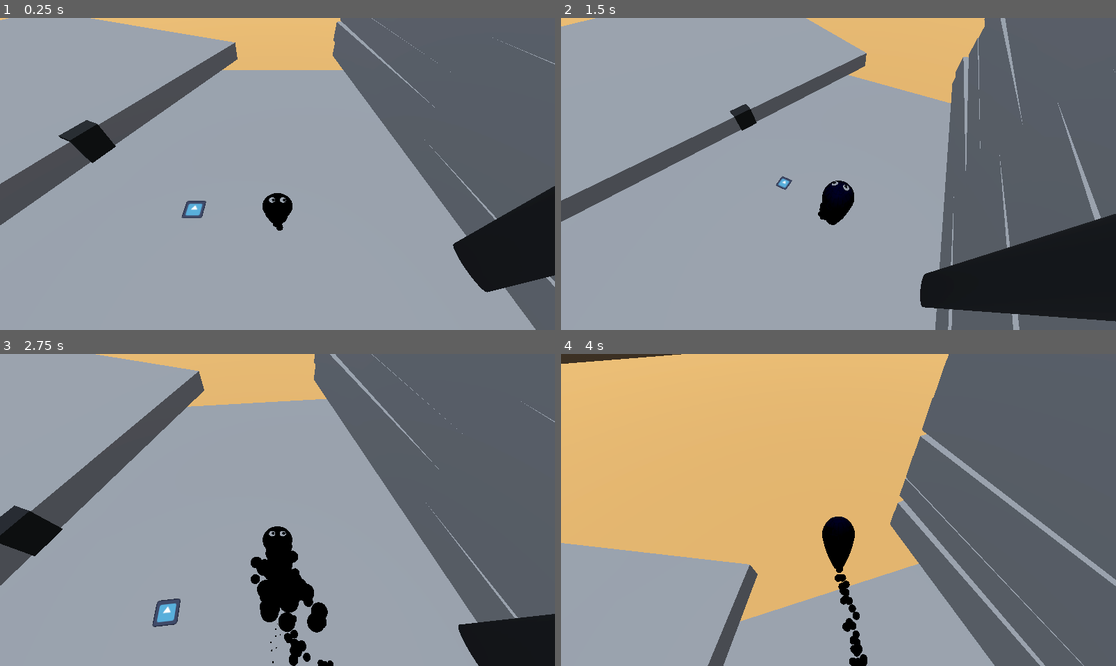
Above: before the commit, frames 1-4 (two rows, left to right).
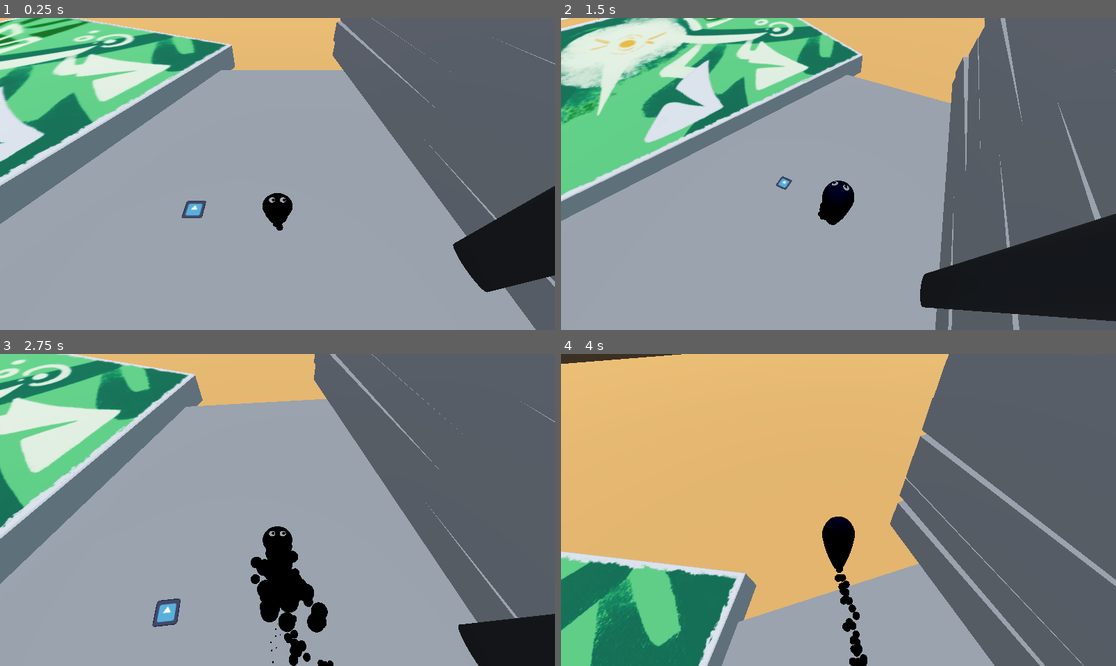
Above: after the commit, the same moments.

Repository: fossinating/trianglegamejam
Game: Godot game, scene res://levels/workshop.tscn
Two runs of this game, one before a commit and one after it. Both use one fixed random seed, a clock stepped at 60 frames per second and the inputs below. The engine's default icon, where the game draws it, is replaced by a stand-in: a white triangle on a blue panel in a dark square.
Inputs (mouse positions are in pixels of both pictures, inside the frame that each line leads up to):
- Up to frame 1 (0.25 s): no input
- Up to frame 2 (1.5 s): tap Enter at 0.5 s; move the mouse to (960, 158) at 0.52 s; hold D (move_right) 0.53-1.28 s; tap Down (cam_down) at 0.6 s; tap Space (jump) at 0.77 s; move the mouse to (810, 174) at 1.27 s; hold W (move_up) from 1.28 s (still down); tap Left (cam_left) at 1.35 s
- Up to frame 3 (2.75 s): keep holding W (move_up); tap Space (jump) at 1.52 s; move the mouse to (288, 503) at 2.02 s; tap Right (cam_right) at 2.1 s
- Up to frame 4 (4 s): keep holding W (move_up); move the mouse to (832, 516) at 2.77 s; tap Up (cam_up) at 2.85 s; tap Space (jump) at 3.02, 3.77 s; move the mouse to (877, 513) at 3.52 s; hold Right mouse button (camera_rotate) from 3.53 s (still down)

The runs differ from the first frame. In frame 1, 16% of the frame differs, in the area x 0-43%, y 0-67%; in frame 2, 21%, in the area x 0-56%, y 0-66%; in frame 3, 15%; in frame 4, 12%.

Commit message:
Transparency is broken

Diff:
--- /dev/null
+++ b/entities/canvas/canvas.tscn
@@ -0,0 +1,19 @@
+[gd_scene load_steps=4 format=3 uid="uid://bgb3traixnsbr"]
+
+[ext_resource type="PackedScene" uid="uid://b65my7g46jvbg" path="res://entities/canvas/canvasV1.gltf" id="1_0tyj2"]
+[ext_resource type="PackedScene" uid="uid://t66s2vkelau0" path="res://entities/canvas/squareCanvasV1.gltf" id="2_to2wb"]
+[ext_resource type="Texture2D" uid="uid://cfp0ws1h084cl" path="res://entities/canvas/paintings/painting3/painting3_unfinished.png" id="3_legff"]
+
+[node name="Canvas" type="Node3D"]
+
+[node name="canvasV1" parent="." instance=ExtResource("1_0tyj2")]
+transform = Transform3D(1, 0, 0, 0, 1, 0, 0, 0, 1, 1.2, -0.75, -10.65)
+visible = false
+
+[node name="squareCanvasV1" parent="." instance=ExtResource("2_to2wb")]
+transform = Transform3D(1, 0, 0, 0, 1, 0, 0, 0, 1, 1.2, 0.05, -10.645)
+
+[node name="Sprite3D" type="Sprite3D" parent="."]
+transform = Transform3D(-4.15258e-09, 0, 0.095, 0, 0.095, 0, -0.095, 0, -4.15258e-09, 0.002, 0, 0)
+shaded = true
+texture = ExtResource("3_legff")
--- a/entities/player/player.tscn
+++ b/entities/player/player.tscn
@@ -245,6 +245,7 @@
 shape = SubResource("SphereShape3D_vstp2")
 
 [node name="AnimationTree" type="AnimationTree" parent="."]
+active = false
 root_node = NodePath("../blob")
 tree_root = SubResource("AnimationNodeStateMachine_s0b7s")
 anim_player = NodePath("../blob/AnimationPlayer")
@@ -294,7 +295,7 @@
 surface_material_override/0 = SubResource("StandardMaterial3D_fnsiu")
 
 [node name="EyesBoneAttachment3D" type="BoneAttachment3D" parent="blob/Armature/Skeleton3D"]
-transform = Transform3D(-1, 2.22424e-08, -3.86146e-07, -3.46917e-07, 0.38988, 0.920865, 1.71033e-07, 0.920866, -0.38988, 0, 0, 0)
+transform = Transform3D(-1, 2.22422e-08, -3.86145e-07, -3.46916e-07, 0.389881, 0.920864, 1.71033e-07, 0.920865, -0.389881, 0, 0, 0)
 bone_name = "Bone.003"
 bone_idx = 3
 
@@ -305,7 +306,7 @@
 transform = Transform3D(9.01099, 4.47081, 4.71918, -0.114211, 8.17378, -7.52549, -6.49968, 6.05459, 6.67481, 1.95145, 4.09994, 3.26156)
 
 [node name="BoneAttachment3D2" type="BoneAttachment3D" parent="blob/Armature/Skeleton3D"]
-transform = Transform3D(1, 1.27261e-08, 5.37048e-09, 9.95149e-09, -0.933401, 0.358834, 9.57937e-09, -0.358834, -0.933401, 4.91395e-08, -5.49756, -5.02058)
+transform = Transform3D(1, 1.27262e-08, 5.37048e-09, 9.95153e-09, -0.933401, 0.358835, 9.5794e-09, -0.358835, -0.933401, 4.91397e-08, -5.49756, -5.02058)
 bone_name = "Bone.002"
 bone_idx = 2
 
--- a/levels/workshop.tscn
+++ b/levels/workshop.tscn
@@ -1,10 +1,12 @@
-[gd_scene load_steps=16 format=3 uid="uid://bw624l72ljxcx"]
+[gd_scene load_steps=20 format=3 uid="uid://bw624l72ljxcx"]
 
 [ext_resource type="PackedScene" uid="uid://bqvbt7ofxnn0b" path="res://entities/player/player.tscn" id="1_tquhn"]
 [ext_resource type="PackedScene" uid="uid://bu7xjkbde0woe" path="res://entities/map elements/inkfall.tscn" id="2_1i02o"]
 [ext_resource type="PackedScene" uid="uid://b6sgojl10sbf2" path="res://entities/items/grabbable_item.tscn" id="2_gteoe"]
-[ext_resource type="Material" uid="uid://b7l3b6ud7tfxi" path="res://levels/mat_inkfall.tres" id="3_1nljh"]
+[ext_resource type="Material" path="res://levels/mat_inkfall.tres" id="3_1nljh"]
 [ext_resource type="PackedScene" uid="uid://c1tcjtlgyxua3" path="res://entities/items/item_delivery_point.tscn" id="3_nogm7"]
+[ext_resource type="PackedScene" uid="uid://bgb3traixnsbr" path="res://entities/canvas/canvas.tscn" id="4_jxxqq"]
+[ext_resource type="Texture2D" uid="uid://coruxtyv64e23" path="res://entities/canvas/paintings/painting3/painting3_piece1.png" id="7_fwsu3"]
 
 [sub_resource type="ProceduralSkyMaterial" id="ProceduralSkyMaterial_wg4r2"]
 sky_horizon_color = Color(0.64625, 0.65575, 0.67075, 1)
@@ -20,7 +22,7 @@
 glow_enabled = true
 
 [sub_resource type="BoxShape3D" id="BoxShape3D_eapep"]
-size = Vector3(20, 1, 20)
+size = Vector3(19.7266, 1, 20)
 
 [sub_resource type="BoxMesh" id="BoxMesh_t8iob"]
 size = Vector3(20.1, 1, 20.1)
@@ -28,12 +30,18 @@
 [sub_resource type="BoxShape3D" id="BoxShape3D_6gsb4"]
 size = Vector3(20, 9.5, 20)
 
+[sub_resource type="BoxShape3D" id="BoxShape3D_hpra8"]
+size = Vector3(19.7266, 1, 19.6869)
+
 [sub_resource type="BoxShape3D" id="BoxShape3D_5s17q"]
 size = Vector3(0.6, 1.1, 1)
 
 [sub_resource type="BoxMesh" id="BoxMesh_et4ey"]
 material = ExtResource("3_1nljh")
 size = Vector3(0.6, 1.1, 1)
+
+[sub_resource type="SphereShape3D" id="SphereShape3D_ayfsu"]
+radius = 2.8806
 
 [sub_resource type="StandardMaterial3D" id="StandardMaterial3D_gkeri"]
 albedo_color = Color(0.969764, 0.66111, 0.351704, 1)
@@ -131,16 +139,15 @@
 collision_layer = 3
 
 [node name="CollisionShape3D" type="CollisionShape3D" parent="StaticBody3D2"]
-shape = SubResource("BoxShape3D_eapep")
-
-[node name="MeshInstance3D" type="MeshInstance3D" parent="StaticBody3D2"]
-mesh = SubResource("BoxMesh_t8iob")
+transform = Transform3D(1, 0, 0, 0, 1, 0, 0, 0, 1, 0.13672, 0, 0.133971)
+shape = SubResource("BoxShape3D_hpra8")
 
 [node name="GPUParticlesCollisionBox3D" type="GPUParticlesCollisionBox3D" parent="StaticBody3D2"]
 size = Vector3(20, 1, 20)
 
 [node name="Area3D" type="Area3D" parent="StaticBody3D2"]
 transform = Transform3D(1, 0, 0, 0, 1, 0, 0, 0, 1, 10, 0, 0)
+visible = false
 collision_layer = 16
 collision_mask = 0
 
@@ -151,6 +158,27 @@
 [node name="MeshInstance3D" type="MeshInstance3D" parent="StaticBody3D2/Area3D"]
 transform = Transform3D(1, 0, 0, 0, 1, 0, 0, 0, 1, -0.13627, 0.05, 0.0261607)
 mesh = SubResource("BoxMesh_et4ey")
+
+[node name="Grabbable Item" parent="StaticBody3D2" node_paths=PackedStringArray("delivery_point") instance=ExtResource("2_gteoe")]
+transform = Transform3D(1, 0, 0, 0, 1, 0, 0, 0, 1, -17.262, 4.01071, -4.35686)
+delivery_point = NodePath("../Item Delivery Point")
+
+[node name="CollisionShape3D" parent="StaticBody3D2/Grabbable Item" index="0"]
+transform = Transform3D(1, 0, 0, 0, 1, 0, 0, 0, 1, -1.94652, 0, 0.643068)
+shape = SubResource("SphereShape3D_ayfsu")
+
+[node name="Sprite3D" parent="StaticBody3D2/Grabbable Item" index="1"]
+transform = Transform3D(0.381112, -0.855992, -3.74166e-08, 0, -4.09576e-08, 0.937, -0.855992, -0.381112, -1.66589e-08, -6.5418, -0.45, -3.51326)
+shaded = true
+no_depth_test = true
+alpha_cut = 2
+texture = ExtResource("7_fwsu3")
+
+[node name="Canvas" parent="StaticBody3D2" instance=ExtResource("4_jxxqq")]
+transform = Transform3D(7.44485e-07, -9.861, 0, 9.861, 7.44485e-07, 0, 0, 0, 9.861, 0.34, 0.47, 0)
+metadata/_edit_group_ = true
+
+[node name="Item Delivery Point" parent="StaticBody3D2" instance=ExtResource("3_nogm7")]
 
 [node name="table surface" type="MeshInstance3D" parent="."]
 transform = Transform3D(1, 0, 0, 0, 1, 0, 0, 0, 1, 0, -0.9, 0)
@@ -163,3 +191,5 @@
 [node name="Grabbable Item" parent="." node_paths=PackedStringArray("delivery_point") instance=ExtResource("2_gteoe")]
 transform = Transform3D(1, 0, 0, 0, 1, 0, 0, 0, 1, 0, 0.5, 0)
 delivery_point = NodePath("../Item Delivery Point")
+
+[editable path="StaticBody3D2/Grabbable Item"]
Not shown, added: entities/canvas/9by16FrameV1.gltf
Not shown, added: entities/canvas/9by16FrameV1.gltf.import
Not shown, added: entities/canvas/canvasV1.gltf
Not shown, added: entities/canvas/canvasV1.gltf.import
Binary file added: entities/canvas/paintings/painting1/painting1_finished.png
Not shown, added: entities/canvas/paintings/painting1/painting1_finished.png.import
Binary file added: entities/canvas/paintings/painting1/painting1_unfinished.png
Not shown, added: entities/canvas/paintings/painting1/painting1_unfinished.png.import
Not shown, added: entities/canvas/paintings/painting2/painting2_finished.png.import
Binary file added: entities/canvas/paintings/painting2/painting2_piece1.png
Not shown, added: entities/canvas/paintings/painting2/painting2_piece1.png.import
Not shown, added: entities/canvas/paintings/painting2/painting2_unfinished.png.import
(and 13 more such lines)
